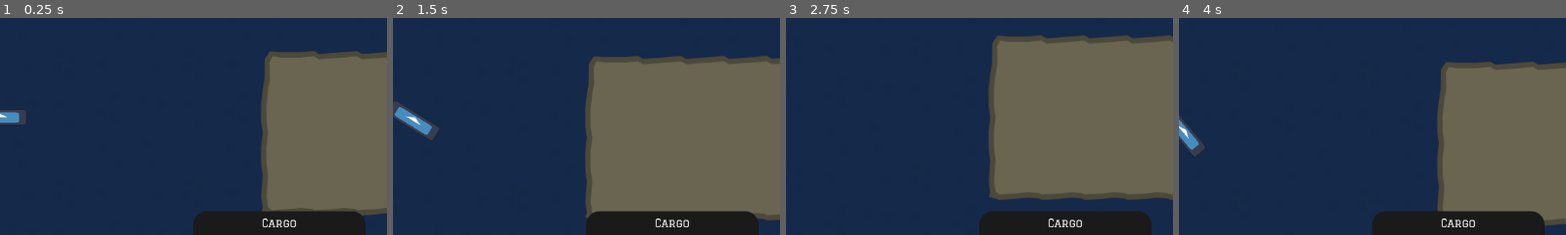
Above: before the commit, frames 1-4 (left to right).
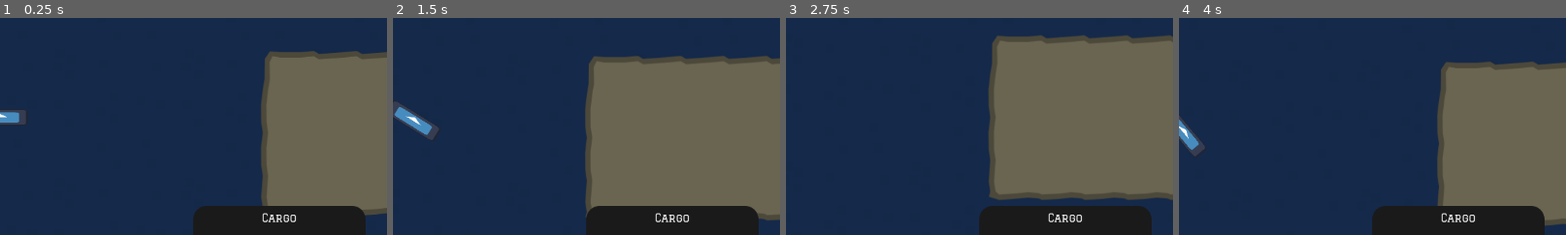
Above: after the commit, the same moments.

Repository: Remblej/SubmarineGame
Game: Godot game, scene res://map/test.tscn
The game is run twice, just before and just after one commit, with the same random seed, the same clock (stepped at 60 frames per second) and the same inputs. The engine's default icon, where the game draws it, is replaced by a stand-in: a white triangle on a blue panel in a dark square.
Inputs (mouse positions are % of the whole screen's width and height, from its top left):
- Up to frame 1 (0.25 s): no input
- Up to frame 2 (1.5 s): tap Enter at 0.5 s; move the mouse to (72, 45) at 0.52 s; press the mouse at (72, 45) at 0.53 s; move the mouse to (30, 55) at 1.27 s; release the mouse at (30, 55) at 1.28 s; click (30, 55) at 1.35 s
- Up to frame 3 (2.75 s): move the mouse to (60, 28) at 2.02 s; press the mouse at (60, 28) at 2.03 s
- Up to frame 4 (4 s): move the mouse to (45, 70) at 2.77 s; release the mouse at (45, 70) at 2.78 s; click (45, 70) at 2.85 s; move the mouse to (80, 65) at 3.52 s; press the mouse at (80, 65) at 3.53 s
The pictures show only the part of the screen within x 50-100%, y 27-77%; the shares and areas given below are measured in that part.

The runs differ from the first frame. In frame 1, 1.4% of the frame differs, in the area x 49-95%, y 86-97%; in frame 2, 1.5%; in frame 3, 1.3%; in frame 4, 1.5%.

Commit message:
cargo

Diff:
--- a/player/Player.tscn
+++ b/player/Player.tscn
@@ -5,8 +5,8 @@
 [ext_resource type="Script" path="res://player/movement.gd" id="3_r68kt"]
 [ext_resource type="PackedScene" uid="uid://c2gwxiu7kkwvs" path="res://ui/hud.tscn" id="4_0tymi"]
 [ext_resource type="Script" path="res://player/drill.gd" id="4_ydsbw"]
-[ext_resource type="PackedScene" uid="uid://u42t8gbfh6wa" path="res://util/resource_storage.tscn" id="5_ebs6i"]
 [ext_resource type="Script" path="res://player/battery.gd" id="7_w8jxh"]
+[ext_resource type="Script" path="res://player/cargo.gd" id="7_ywc2t"]
 
 [sub_resource type="CapsuleShape2D" id="CapsuleShape2D_yno6g"]
 radius = 12.0
@@ -43,13 +43,12 @@
 
 [node name="Timer" type="Timer" parent="Drill"]
 
-[node name="ResourceStorage" parent="." instance=ExtResource("5_ebs6i")]
+[node name="Battery" type="Node" parent="."]
+script = ExtResource("7_w8jxh")
+
+[node name="Cargo" type="Node" parent="."]
+script = ExtResource("7_ywc2t")
 
 [node name="CanvasLayer" type="CanvasLayer" parent="."]
 
 [node name="Hud" parent="CanvasLayer" instance=ExtResource("4_0tymi")]
-
-[node name="Battery" type="Node" parent="."]
-script = ExtResource("7_w8jxh")
-
-[node name="Cargo" type="Node" parent="."]
--- /dev/null
+++ b/player/cargo.gd
@@ -0,0 +1,12 @@
+class_name Cargo extends Node
+
+var capacity = 6
+var resources: Array[GatherableResource] = []
+
+func _ready() -> void:
+	Globals.resource_drilled.connect(_on_resource_drilled)
+
+func _on_resource_drilled(resource: GatherableResource):
+	if resources.size() < capacity:
+		resources.push_back(resource)
+		Globals.cargo_changed.emit(resources)
--- a/player/player.gd
+++ b/player/player.gd
@@ -2,13 +2,11 @@
 
 @onready var movement: Movement = $Movement
 @onready var drill: Drill = $Drill
-@onready var resource_storage: ResourceStorage = $ResourceStorage
 
 var _depth: int
 
 func _ready() -> void:
 	Globals.drill_hit.connect(_on_drill_hit)
-	Globals.resource_drilled.connect(_on_resource_drilled)
 
 func _process(delta: float) -> void:
 	var new_depth = round((global_position.y - 32) / 64)
@@ -25,8 +23,3 @@
 
 func _on_drill_hit(tile: RID, drill_damage: int):
 	movement.apply_recoil()
-
-func _on_resource_drilled(resource: GatherableResource):
-	resource_storage.add(resource.id)
-	Globals.resource_added_to_cargo.emit(resource) # todo move to cargo
-	print(resource.name + " +1 -> " + str(resource_storage.amount(resource.id)))
--- a/resources/copper.tres
+++ b/resources/copper.tres
@@ -1,9 +1,15 @@
-[gd_resource type="Resource" script_class="GatherableResource" load_steps=2 format=3 uid="uid://devk6vr711mgi"]
+[gd_resource type="Resource" script_class="GatherableResource" load_steps=4 format=3 uid="uid://devk6vr711mgi"]
 
+[ext_resource type="Texture2D" uid="uid://dnpvmvslfbpo8" path="res://assets/tileset_resources.png" id="1_6uwtu"]
 [ext_resource type="Script" path="res://resources/resource.gd" id="1_auirw"]
+
+[sub_resource type="AtlasTexture" id="AtlasTexture_6iyvj"]
+atlas = ExtResource("1_6uwtu")
+region = Rect2(0, 128, 64, 64)
 
 [resource]
 script = ExtResource("1_auirw")
 id = 3
 name = "Copper"
 hit_points = 8
+icon = SubResource("AtlasTexture_6iyvj")
--- a/resources/diamont.tres
+++ b/resources/diamont.tres
@@ -1,9 +1,15 @@
-[gd_resource type="Resource" script_class="GatherableResource" load_steps=2 format=3 uid="uid://cy6i0wjeiencn"]
+[gd_resource type="Resource" script_class="GatherableResource" load_steps=4 format=3 uid="uid://cy6i0wjeiencn"]
 
 [ext_resource type="Script" path="res://resources/resource.gd" id="1_ais1g"]
+[ext_resource type="Texture2D" uid="uid://dnpvmvslfbpo8" path="res://assets/tileset_resources.png" id="1_vk8xh"]
+
+[sub_resource type="AtlasTexture" id="AtlasTexture_icr1h"]
+atlas = ExtResource("1_vk8xh")
+region = Rect2(0, 192, 64, 64)
 
 [resource]
 script = ExtResource("1_ais1g")
 id = 4
 name = "Diamont"
 hit_points = 10
+icon = SubResource("AtlasTexture_icr1h")
--- a/resources/gold.tres
+++ b/resources/gold.tres
@@ -1,9 +1,15 @@
-[gd_resource type="Resource" script_class="GatherableResource" load_steps=2 format=3 uid="uid://cd741u70xkas5"]
+[gd_resource type="Resource" script_class="GatherableResource" load_steps=4 format=3 uid="uid://cd741u70xkas5"]
 
+[ext_resource type="Texture2D" uid="uid://dnpvmvslfbpo8" path="res://assets/tileset_resources.png" id="1_k0ab7"]
 [ext_resource type="Script" path="res://resources/resource.gd" id="1_v4b7i"]
+
+[sub_resource type="AtlasTexture" id="AtlasTexture_aekws"]
+atlas = ExtResource("1_k0ab7")
+region = Rect2(0, 0, 64, 64)
 
 [resource]
 script = ExtResource("1_v4b7i")
 id = 1
 name = "Gold"
 hit_points = 5
+icon = SubResource("AtlasTexture_aekws")
--- a/resources/iron.tres
+++ b/resources/iron.tres
@@ -1,9 +1,15 @@
-[gd_resource type="Resource" script_class="GatherableResource" load_steps=2 format=3 uid="uid://cdfgfujvqyq1f"]
+[gd_resource type="Resource" script_class="GatherableResource" load_steps=4 format=3 uid="uid://cdfgfujvqyq1f"]
 
 [ext_resource type="Script" path="res://resources/resource.gd" id="1_gdyc8"]
+[ext_resource type="Texture2D" uid="uid://dnpvmvslfbpo8" path="res://assets/tileset_resources.png" id="1_v4kg1"]
+
+[sub_resource type="AtlasTexture" id="AtlasTexture_08fbn"]
+atlas = ExtResource("1_v4kg1")
+region = Rect2(0, 64, 64, 64)
 
 [resource]
 script = ExtResource("1_gdyc8")
 id = 2
 name = "Iron"
 hit_points = 8
+icon = SubResource("AtlasTexture_08fbn")
--- a/resources/resource.gd
+++ b/resources/resource.gd
@@ -3,3 +3,4 @@
 @export var id: int
 @export var name: String
 @export var hit_points: int
+@export var icon: Texture2D
--- a/ui/hud.gd
+++ b/ui/hud.gd
@@ -3,14 +3,16 @@
 @onready var depth_label: Label = $MarginContainer/HBoxContainer/VBoxContainer2/Panel3/MarginContainer/VBoxContainer/DepthLabel
 @onready var energy_pb: ProgressBar = $MarginContainer/HBoxContainer/VBoxContainer/EnergyPanel/MarginContainer/VBoxContainer2/MarginContainer/EnergyPB
 @onready var hull_pb: ProgressBar = $MarginContainer/HBoxContainer/VBoxContainer/HullPanel/MarginContainer/VBoxContainer3/MarginContainer/HullPB
+@onready var cargo_h_flow_container: HFlowContainer = $MarginContainer/HBoxContainer/VBoxContainer3/Panel3/MarginContainer2/VBoxContainer/CargoHFlowContainer
+
+@export var icon_scene: PackedScene
 
 # Called when the node enters the scene tree for the first time.
 func _ready() -> void:
 	Globals.depth_changed.connect(_update_depth)
 	Globals.battery_energy_changed.connect(_update_energy)
 	Globals.hull_integrity_changed.connect(_update_hull)
-	Globals.resource_added_to_cargo.connect(_resource_added_to_cargo)
-	Globals.resource_removed_from_cargo.connect(_resource_removed_from_cargo)
+	Globals.cargo_changed.connect(_cargo_changed)
 
 func _update_depth(depth: int):
 	depth_label.text = str(depth) + " m"
@@ -21,8 +23,10 @@
 func _update_hull(current_level: float, max_level: float):
 	hull_pb.value = current_level / max_level
 
-func _resource_added_to_cargo(resouece: GatherableResource):
-	pass
-
-func _resource_removed_from_cargo(resouece: GatherableResource):
-	pass
+func _cargo_changed(resources: Array[GatherableResource]):
+	for c in cargo_h_flow_container.get_children():
+		cargo_h_flow_container.remove_child(c)
+	for r in resources:
+		var icon = icon_scene.instantiate() as Icon
+		icon.update_icon(r.icon)
+		cargo_h_flow_container.add_child(icon)
--- a/ui/hud.tscn
+++ b/ui/hud.tscn
@@ -1,8 +1,9 @@
-[gd_scene load_steps=4 format=3 uid="uid://c2gwxiu7kkwvs"]
+[gd_scene load_steps=5 format=3 uid="uid://c2gwxiu7kkwvs"]
 
 [ext_resource type="Theme" uid="uid://cdbir6qeifrph" path="res://ui/panel_theme.tres" id="1_50qix"]
 [ext_resource type="Script" path="res://ui/hud.gd" id="1_ejcmk"]
 [ext_resource type="LabelSettings" uid="uid://b0u07fspob1bq" path="res://ui/label_settings.tres" id="2_e53lh"]
+[ext_resource type="PackedScene" uid="uid://bp6cvvvb824pg" path="res://ui/icon.tscn" id="2_v7o17"]
 
 [node name="Hud" type="Control"]
 layout_mode = 3
@@ -12,6 +13,7 @@
 grow_horizontal = 2
 grow_vertical = 2
 script = ExtResource("1_ejcmk")
+icon_scene = ExtResource("2_v7o17")
 
 [node name="MarginContainer" type="MarginContainer" parent="."]
 layout_mode = 1
@@ -35,6 +37,7 @@
 layout_mode = 2
 size_flags_horizontal = 0
 theme_override_constants/separation = 8
+alignment = 2
 
 [node name="EnergyPanel" type="Panel" parent="MarginContainer/HBoxContainer/VBoxContainer"]
 custom_minimum_size = Vector2(0, 72)
@@ -115,6 +118,7 @@
 custom_minimum_size = Vector2(128, 0)
 layout_mode = 2
 size_flags_horizontal = 6
+alignment = 2
 
 [node name="Panel3" type="Panel" parent="MarginContainer/HBoxContainer/VBoxContainer2"]
 custom_minimum_size = Vector2(0, 72)
@@ -155,9 +159,10 @@
 custom_minimum_size = Vector2(256, 0)
 layout_mode = 2
 size_flags_horizontal = 8
+alignment = 2
 
 [node name="Panel3" type="Panel" parent="MarginContainer/HBoxContainer/VBoxContainer3"]
-custom_minimum_size = Vector2(0, 152)
+custom_minimum_size = Vector2(0, 160)
 layout_mode = 2
 size_flags_vertical = 10
 theme = ExtResource("1_50qix")
@@ -179,7 +184,12 @@
 
 [node name="Label" type="Label" parent="MarginContainer/HBoxContainer/VBoxContainer3/Panel3/MarginContainer2/VBoxContainer"]
 layout_mode = 2
-size_flags_vertical = 2
+size_flags_vertical = 0
 text = "Cargo"
 label_settings = ExtResource("2_e53lh")
 horizontal_alignment = 1
+
+[node name="CargoHFlowContainer" type="HFlowContainer" parent="MarginContainer/HBoxContainer/VBoxContainer3/Panel3/MarginContainer2/VBoxContainer"]
+layout_mode = 2
+size_flags_vertical = 3
+alignment = 1
--- /dev/null
+++ b/ui/icon.gd
@@ -0,0 +1,13 @@
+class_name Icon extends Control
+
+@onready var texture_rect: TextureRect = $Panel/TextureRect
+
+var texture: Texture2D
+
+func update_icon(texture: Texture2D):
+	self.texture = texture
+	if texture_rect:
+		texture_rect.texture = texture
+
+func _ready() -> void:
+	texture_rect.texture = texture
--- /dev/null
+++ b/ui/icon.tscn
@@ -0,0 +1,40 @@
+[gd_scene load_steps=5 format=3 uid="uid://bp6cvvvb824pg"]
+
+[ext_resource type="Script" path="res://ui/icon.gd" id="1_mn1vp"]
+[ext_resource type="Theme" uid="uid://cdbir6qeifrph" path="res://ui/panel_theme.tres" id="2_df247"]
+[ext_resource type="Texture2D" uid="uid://dnpvmvslfbpo8" path="res://assets/tileset_resources.png" id="3_j638m"]
+
+[sub_resource type="AtlasTexture" id="AtlasTexture_oxrb4"]
+atlas = ExtResource("3_j638m")
+region = Rect2(0, 0, 64, 64)
+
+[node name="Icon" type="Control"]
+custom_minimum_size = Vector2(64, 64)
+layout_mode = 3
+anchors_preset = 15
+anchor_right = 1.0
+anchor_bottom = 1.0
+offset_right = -1088.0
+offset_bottom = -584.0
+grow_horizontal = 2
+grow_vertical = 2
+script = ExtResource("1_mn1vp")
+
+[node name="Panel" type="Panel" parent="."]
+layout_mode = 1
+anchors_preset = 15
+anchor_right = 1.0
+anchor_bottom = 1.0
+grow_horizontal = 2
+grow_vertical = 2
+theme = ExtResource("2_df247")
+
+[node name="TextureRect" type="TextureRect" parent="Panel"]
+layout_mode = 1
+anchors_preset = 15
+anchor_right = 1.0
+anchor_bottom = 1.0
+grow_horizontal = 2
+grow_vertical = 2
+texture = SubResource("AtlasTexture_oxrb4")
+stretch_mode = 2
--- a/util/globals.gd
+++ b/util/globals.gd
@@ -4,8 +4,7 @@
 signal resource_drilled(resource: GatherableResource)
 signal depth_changed(depth: int)
 signal hull_integrity_changed(current_level: float, max_level: float)
-signal resource_added_to_cargo(resource: GatherableResource)
-signal resource_removed_from_cargo(resource: GatherableResource)
+signal cargo_changed(resources: Array[GatherableResource])
 signal battery_energy_changed(current_level: float, capacity: float)
 signal battery_depleted
 signal battery_fully_charged
--- a/util/resource_storage.gd
+++ /dev/null
@@ -1,21 +0,0 @@
-class_name ResourceStorage extends Node
-
-var resources: Array[int] # array of resource_id
-
-func add(resource_id: int, amount: int = 1):
-	for i in range(amount):
-		resources.push_back(resource_id)
-
-func remove(resource_id: int, amount: int = 1):
-	for i in range(amount):
-		resources.erase(resource_id)
-
-func contains(resource_id: int, amount: int = 1) -> bool:
-	return amount(resource_id) >= amount
-
-func amount(resource_id: int) -> int:
-	var count = 0
-	for r_id in resources:
-		if r_id == resource_id:
-			count += 1
-	return count
--- a/util/resource_storage.tscn
+++ /dev/null
@@ -1,6 +0,0 @@
-[gd_scene load_steps=2 format=3 uid="uid://u42t8gbfh6wa"]
-
-[ext_resource type="Script" path="res://util/resource_storage.gd" id="1_lrr1s"]
-
-[node name="ResourceStorage" type="Node"]
-script = ExtResource("1_lrr1s")
